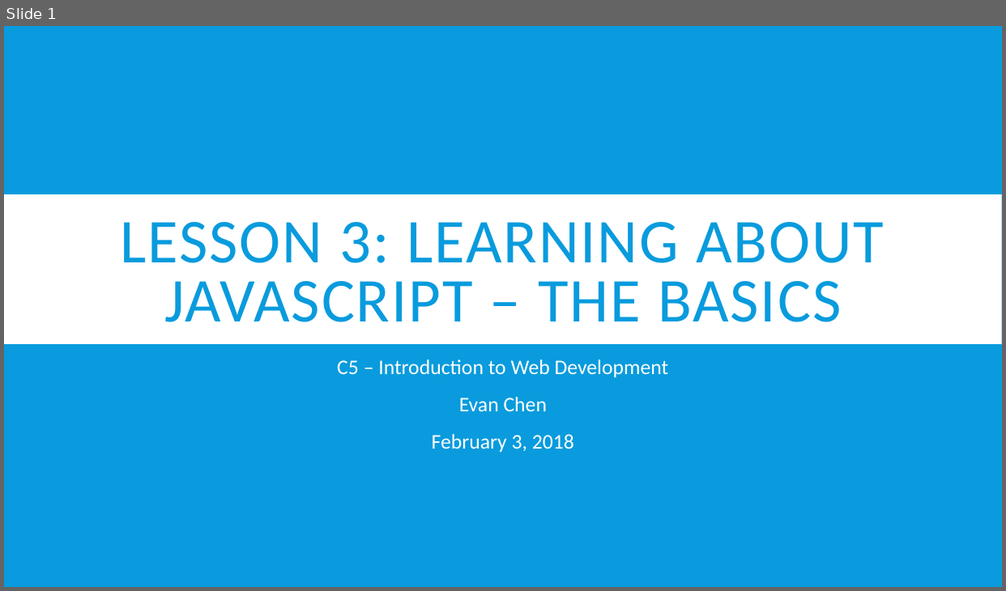
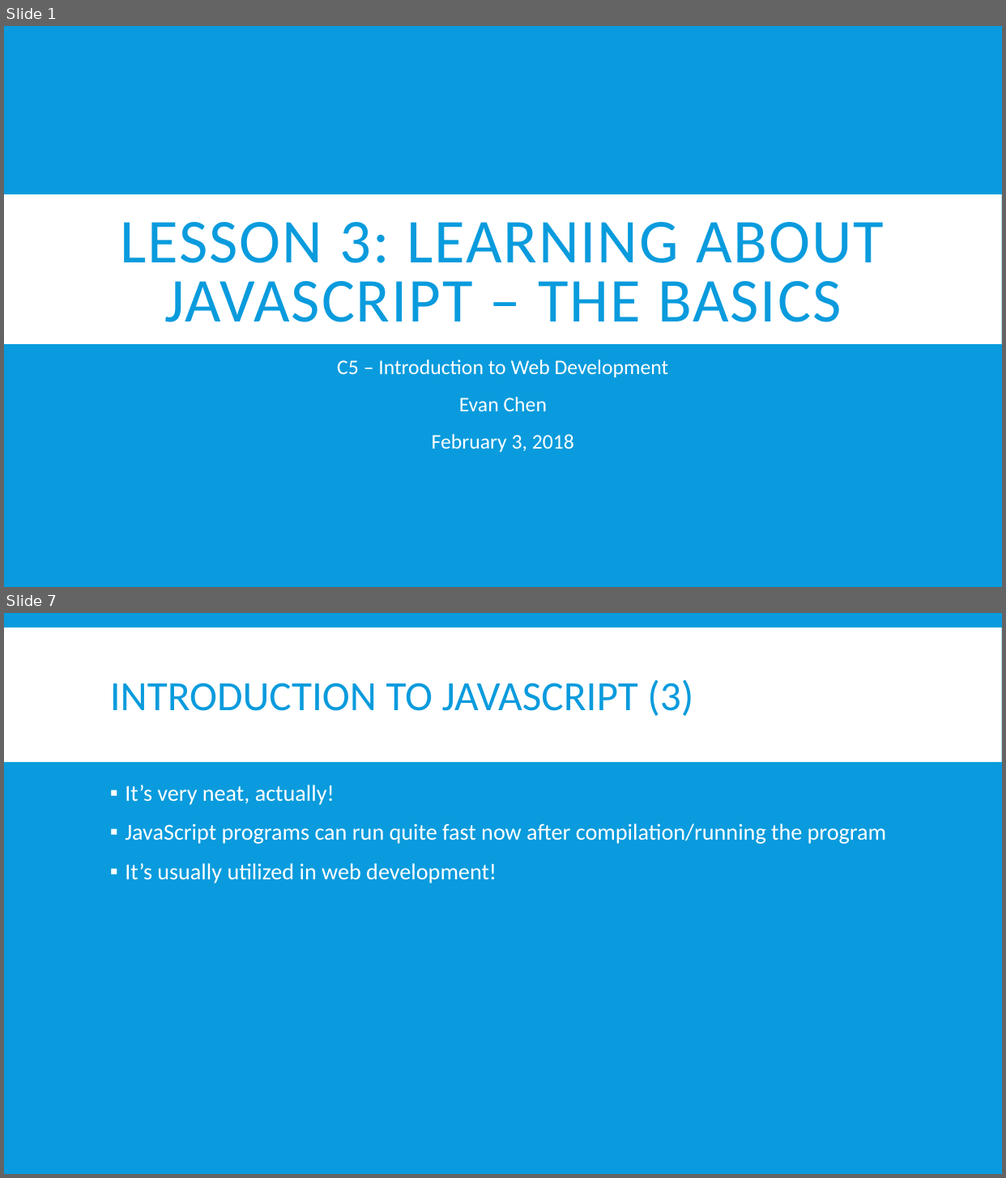
Before and after one commit to EvanTurtileMan/C5-IntroToWebDev, a slide deck: lessons/lesson_note3.pptx. Shown one above the other, each under a label of ours: slide 1 before the commit, slides 1 and 7 after it; the slides between them are not shown. The pictures are 1006x591 and 1006x1178 pixels, drawn with LibreOffice and Linux fonts; fonts in the diff are those of the drawing. Boxes give left, top, right and bottom in pixels: in the first picture for what was removed or moved away, otherwise in the second. Text is boxed around its words. In the diff, an @@ line names an element or a change of style, - is before the commit and + after.

```diff
--- a/lessons/lesson_note3.pptx
+++ b/lessons/lesson_note3.pptx
@@ slide 7 added at <box>4,613,1002,1174</box>, background #099BDD @@
@@ rectangle added at <box>4,628,1002,762</box>, fill #FFFFFF @@
@@ title added at <box>110,679,693,716</box>, 40 pt, text #099BDD @@
+INTRODUCTION TO JAVASCRIPT (3)
@@ text added at <box>125,785,887,884</box>, 22 pt, text #FFFFFF @@
+▪ It’s very neat, actually!
+▪ JavaScript programs can run quite fast now after compilation/running the program
+▪ It’s usually utilized in web development!
```
Also in this commit, not shown: 8 slides changed, 2 other slides added, 22 slides removed, 5 other files.
